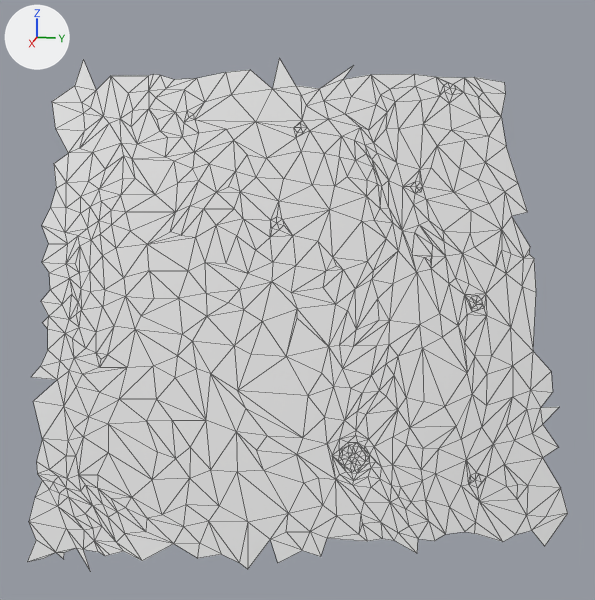
What one commit did to the glTF model moon small_tiles/tile_119.glb.
The view is the same before and after, from a 50 mm lens placed at (32.93, 9.14, 14.11), pointed at (24.75, 7.5, 12.07). Lighting does not change. The marker at upper left points along +X, +Y and +Z. The first picture is the older version. Mesh edges are drawn as thin lines. Vertices at exactly the same position are counted once.

Before the edit, the objects in view are built like this:
```python
me_t119 = bpy.data.meshes.new('t119')
me_t119.from_pydata(...)  # 647 vertices, 1186 faces; spans x 22.94..26.49, y 4.78..10.35, z 9.65..14.53
ob_t119 = bpy.data.objects.new('t119', me_t119)
ob_t119.location = (0.0, 0.0, 0.0)
```
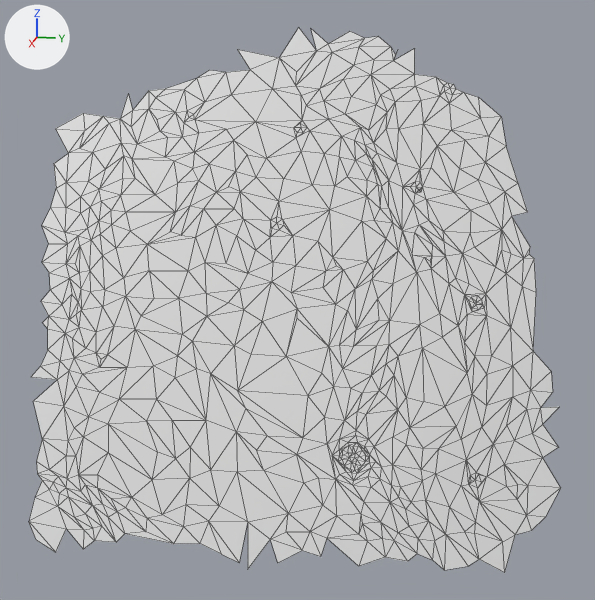
The edits, one by one:
me_t119 is used by ob_t119; location (0.0, 0.0, 0.0).
me_t119 had 647 vertices, 1186 faces and spanned x 22.94..26.49, y 4.78..10.35, z 9.65..14.53.
me_t119 now has 643 vertices, 1179 faces and spans x 23.11..26.39, y 4.87..10.27, z 9.45..14.88.
Part 1, on me_t119:
16 vertices are removed from x 22.94..24.54, y 4.78..9.56, z 14.0..14.52.
31 faces are deleted.
18 vertices are added at x 23.11..23.96, y 6.37..8.53, z 14.39..14.88.
28 new faces join them.
Part 2, on me_t119:
12 vertices are removed from x 26.07..26.49, y 5.21..6.78, z 9.69..9.9.
18 faces are deleted.
Part 3, on me_t119:
2 vertices are removed from x 24.78..24.99, y 10.12..10.35, z 9.66..9.94.
3 faces are deleted.
8 vertices are added at x 25.23..25.67, y 8.3..9.73, z 9.45..9.69.
17 new faces join them.

Changed parts and their boxes [x1, y1, x2, y2] in the pictures (595 x 600 px; the box of a moved part takes in the faces that stretch with it):
't119', reshaped (6% taller)
    before: [27, 58, 568, 572]
    after: [29, 27, 560, 573]
part 1 of me_t119, moved or reshaped
    before: [52, 59, 506, 129]
    after: [198, 27, 415, 88]
part 2 of me_t119, deleted
    before: [27, 522, 248, 572]
part 3 of me_t119, built on
    before: [532, 488, 568, 546]
    after: [327, 532, 515, 573]
